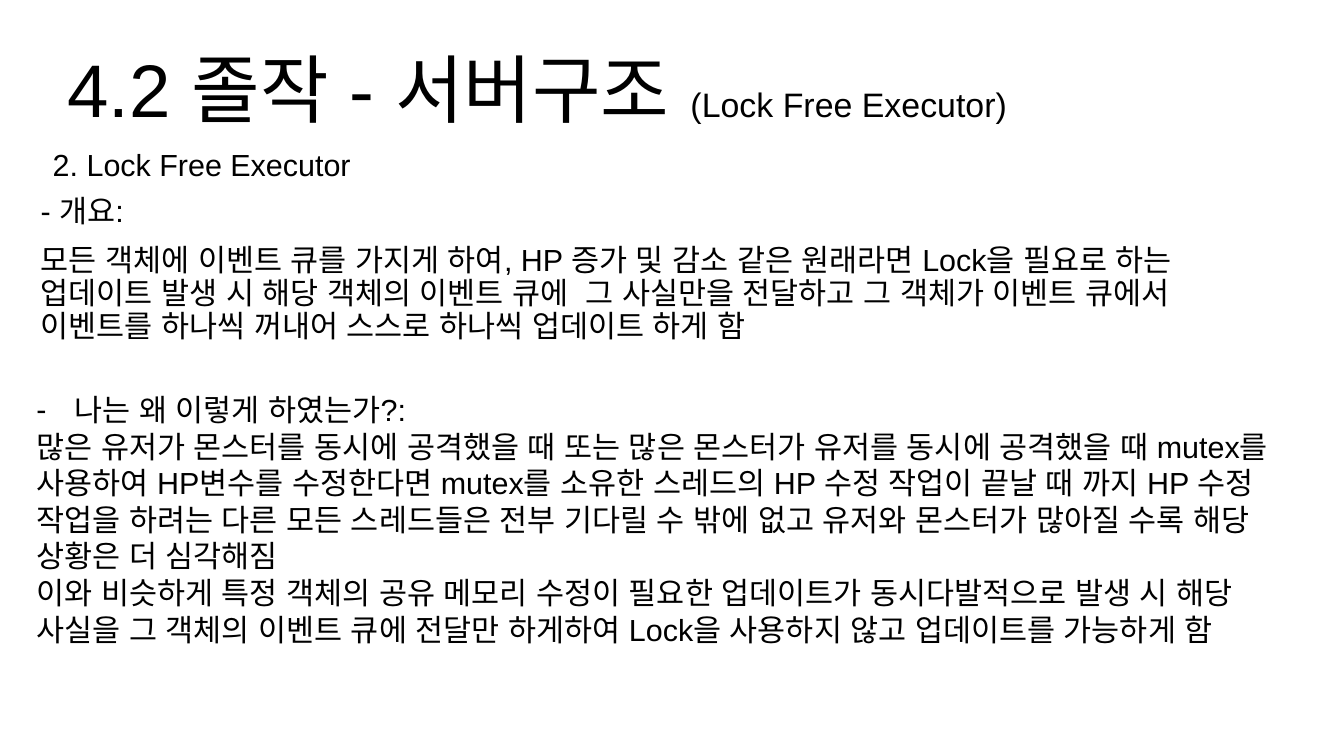
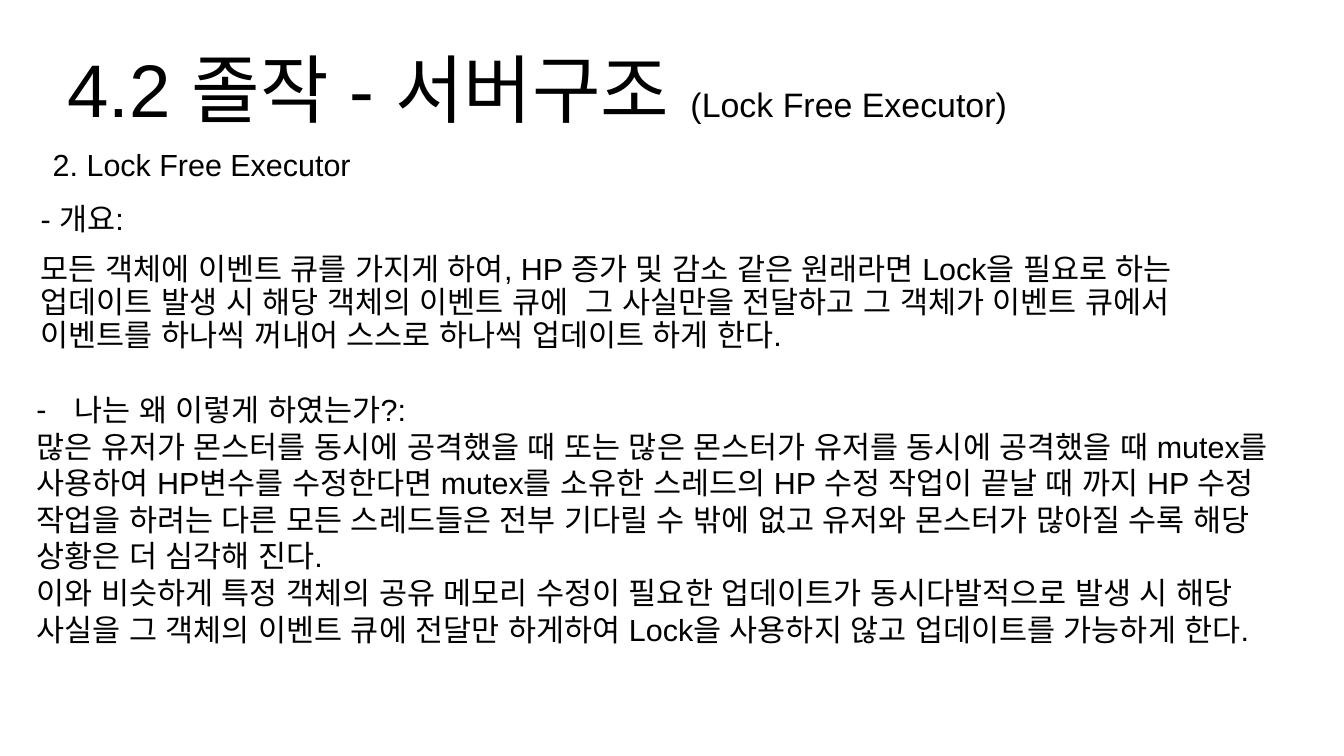
Before and after one commit to hypernagox/FYP_Evergreen, a slide deck: slide 14 of 포트폴리오/서버_최재혁/포트폴리오.pptx. Drawn at 1344x756 pixels with LibreOffice and Linux fonts; fonts in the diff are those of the drawing. Boxes give left, top, right and bottom in pixels: in the first picture for what was removed or moved away, otherwise in the second. Text is boxed around its words. In the diff, an @@ line names an element or a change of style, - is before the commit and + after.

Commit message:
포폴 수정1

```diff
--- a/포트폴리오/서버_최재혁/포트폴리오.pptx
+++ b/포트폴리오/서버_최재혁/포트폴리오.pptx
@@ text "- 개요:": place and size @@
-text "- 개요:" at (41,196,1172,340)
+text "- 개요:" at (41,204,1172,349)
@@ text at (41,254,1172,349): text changed @@
-모든 객체에 이벤트 큐를 가지게 하여, HP 증가 및 감소 같은 원래라면 Lock을 필요로 하는 업데이트 발생 시 해당 객체의 이벤트 큐에 그 사실만을 전달하고 그 객체가 이벤트 큐에서 이벤트를 하나씩 꺼내어 스스로 하나씩 업데이트 하게 함
+모든 객체에 이벤트 큐를 가지게 하여, HP 증가 및 감소 같은 원래라면 Lock을 필요로 하는 업데이트 발생 시 해당 객체의 이벤트 큐에 그 사실만을 전달하고 그 객체가 이벤트 큐에서 이벤트를 하나씩 꺼내어 스스로 하나씩 업데이트 하게 한다.
@@ text at (36,432,1268,644): text changed @@
-많은 유저가 몬스터를 동시에 공격했을 때 또는 많은 몬스터가 유저를 동시에 공격했을 때 mutex를 사용하여 HP변수를 수정한다면 mutex를 소유한 스레드의 HP 수정 작업이 끝날 때 까지 HP 수정 작업을 하려는 다른 모든 스레드들은 전부 기다릴 수 밖에 없고 유저와 몬스터가 많아질 수록 해당 상황은 더 심각해짐
-이와 비슷하게 특정 객체의 공유 메모리 수정이 필요한 업데이트가 동시다발적으로 발생 시 해당 사실을 그 객체의 이벤트 큐에 전달만 하게하여 Lock을 사용하지 않고 업데이트를 가능하게 함
+많은 유저가 몬스터를 동시에 공격했을 때 또는 많은 몬스터가 유저를 동시에 공격했을 때 mutex를 사용하여 HP변수를 수정한다면 mutex를 소유한 스레드의 HP 수정 작업이 끝날 때 까지 HP 수정 작업을 하려는 다른 모든 스레드들은 전부 기다릴 수 밖에 없고 유저와 몬스터가 많아질 수록 해당 상황은 더 심각해 진다.
+이와 비슷하게 특정 객체의 공유 메모리 수정이 필요한 업데이트가 동시다발적으로 발생 시 해당 사실을 그 객체의 이벤트 큐에 전달만 하게하여 Lock을 사용하지 않고 업데이트를 가능하게 한다.
```
Also in this commit, not shown: 6 other slides changed.
